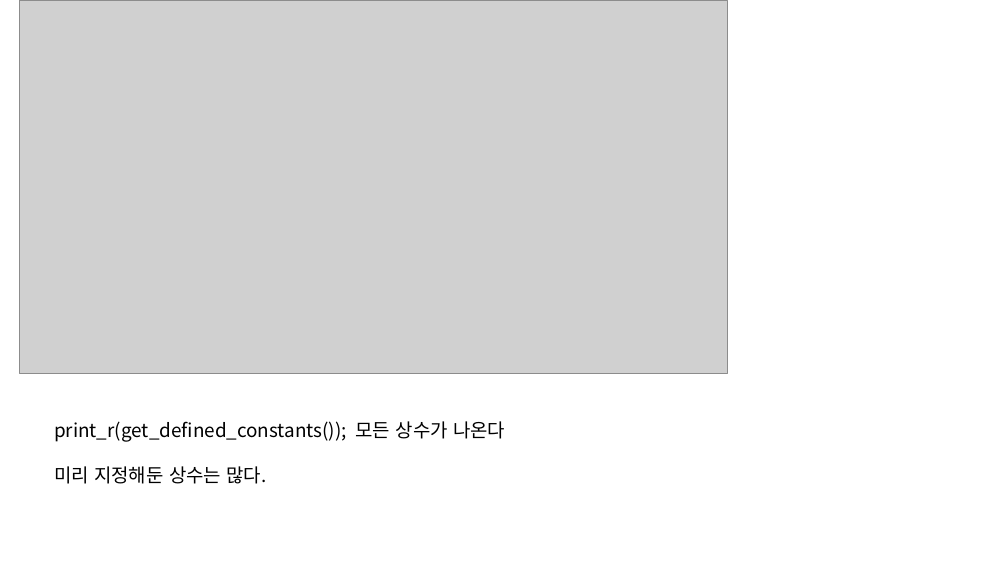
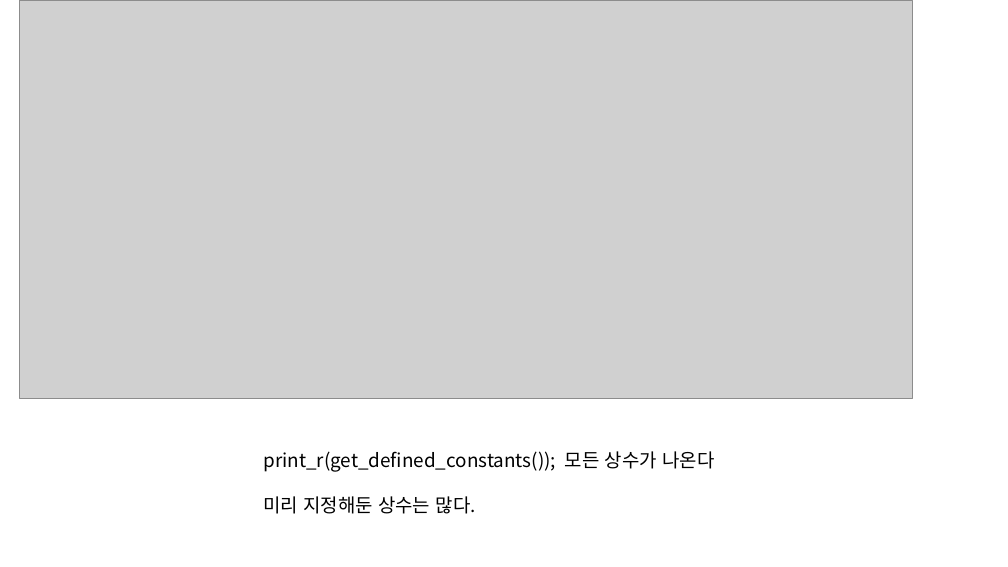
Before and after one commit to InseopEom/PHP2_201640125, a slide deck: slide 8 of 20190904_PHP2주차.pptx (slide 7 before the commit). Drawn at 1008x567 pixels with LibreOffice and Linux fonts; fonts in the diff are those of the drawing; grey boxes stand for pictures. Boxes give left, top, right and bottom in pixels: in the first picture for what was removed or moved away, otherwise in the second. Text is boxed around its words. In the diff, an @@ line names an element or a change of style, - is before the commit and + after.

```diff
--- a/20190904_PHP2주차.pptx
+++ b/20190904_PHP2주차.pptx
@@ picture: place and size @@
-picture at (19,0,727,374)
+picture at (19,0,912,399)
@@ text "print_r(get_defined_constants()); 모든 상수가 나온다": place and size @@
-text "print_r(get_defined_constants()); 모든 상수가 나온다" at (54,421,505,484)
+text "print_r(get_defined_constants()); 모든 상수가 나온다" at (263,451,714,514)
```
Also in this commit, not shown: 8 other slides changed, 9 slides added, 9 slides removed, 1 other file.
